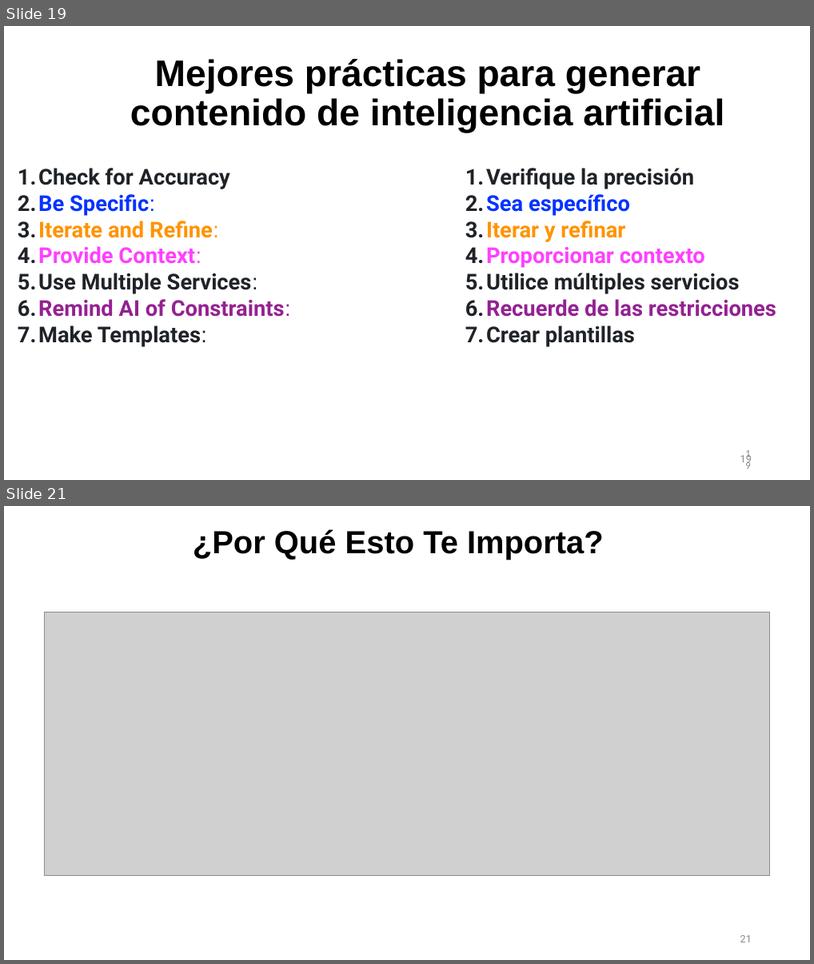
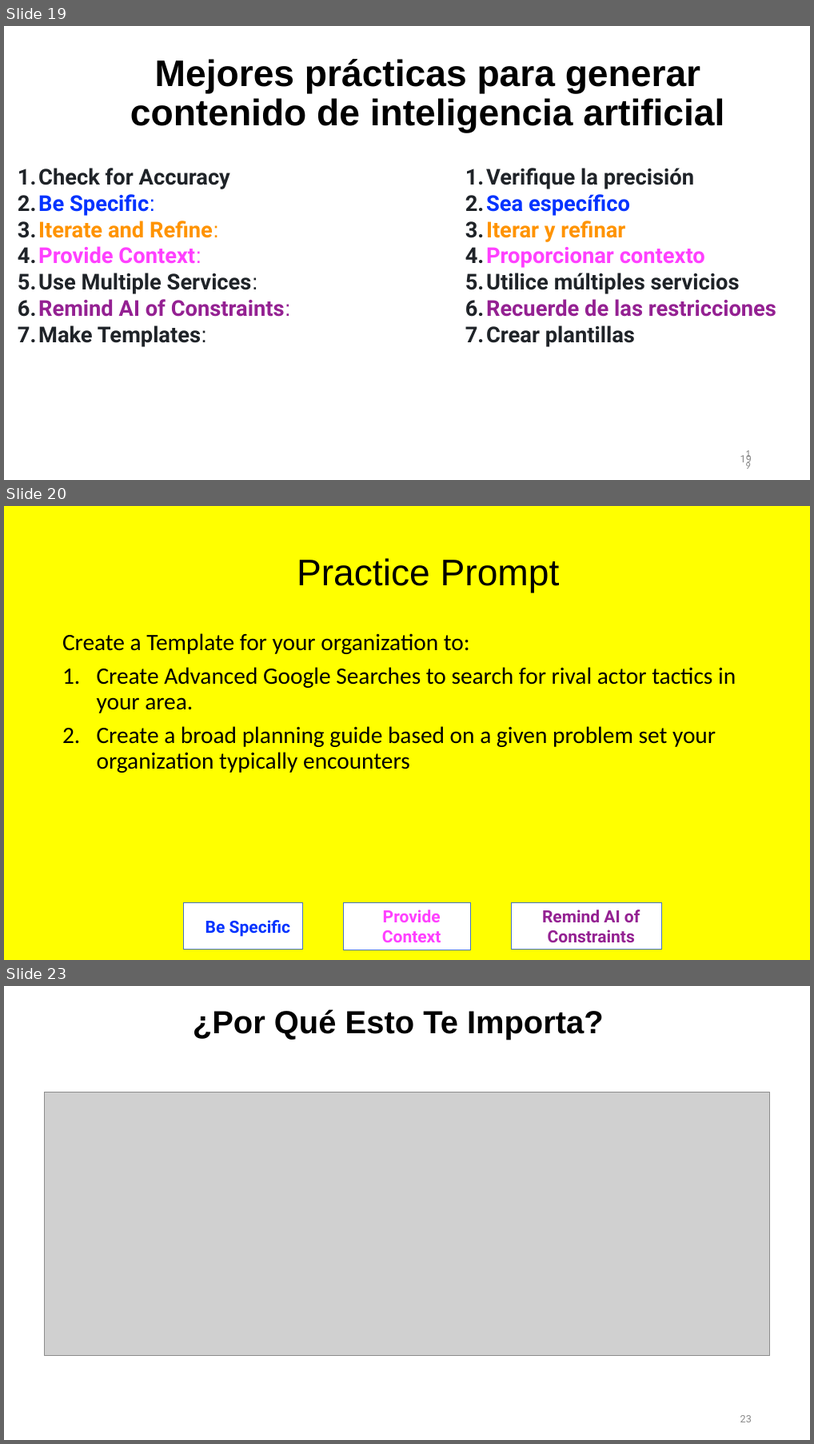
Before and after one commit to irregularchat/Counter_Malign_Information_Training, a slide deck: Counter_Malign_Information/4-Implement-For_Instructors/Lesson_Plans/Lesson_01-Creating_Synthetic_Content/Audio_Visual-Creating_Synthetic_Content/Instructor-Lesson_Slide-Create_AI_Content.pptx. Shown one above the other, each under a label of ours: slides 19 and 21 before the commit, slides 19, 20 and 23 after it; the slides between them are not shown. The pictures are 814x964 and 814x1444 pixels, drawn with LibreOffice and Linux fonts; fonts in the diff are those of the drawing; grey boxes stand for pictures. Boxes give left, top, right and bottom in pixels: in the first picture for what was removed or moved away, otherwise in the second. Text is boxed around its words. In the diff, an @@ line names an element or a change of style, - is before the commit and + after.

Commit message:
added a larger apply section calling for the skill to be applied to unit specific problemsets

```diff
--- a/Counter_Malign_Information/4-Implement-For_Instructors/Lesson_Plans/Lesson_01-Creating_Synthetic_Content/Audio_Visual-Creating_Synthetic_Content/Instructor-Lesson_Slide-Create_AI_Content.pptx
+++ b/Counter_Malign_Information/4-Implement-For_Instructors/Lesson_Plans/Lesson_01-Creating_Synthetic_Content/Audio_Visual-Creating_Synthetic_Content/Instructor-Lesson_Slide-Create_AI_Content.pptx
@@ slide 20 added at box(4, 506, 810, 960), background #FFFF00 @@
@@ title added at box(297, 558, 560, 593), 44 pt, text #000000 @@
+Practice Prompt
@@ text added at box(62, 633, 736, 772), 28 pt, text #000000 @@
+Create a Template for your organization to:
+1. Create Advanced Google Searches to search for rival actor tactics in your area.
+2. Create a broad planning guide based on a given problem set your organization typically encounters
@@ rectangle added at box(184, 902, 303, 949), fill #FFFFFF, outline #4472C4 1 pt, 20 pt, text #0433FF, bold @@
+Be Specific
@@ rectangle added at box(343, 903, 471, 949), fill #FFFFFF, outline #4472C4 1 pt, 20 pt, text #FF40FF, bold @@
+Provide Context
@@ rectangle added at box(511, 902, 662, 949), fill #FFFFFF, outline #4472C4 1 pt, 20 pt, text #942192, bold @@
+Remind AI of Constraints
@@ what was slide 21 is now slide 23 @@
@@ page number at box(741, 1415, 752, 1422): text changed @@
-21
+23
```
Also in this commit, not shown: 1 slide changed, 1 other slide added, 4 other files.
